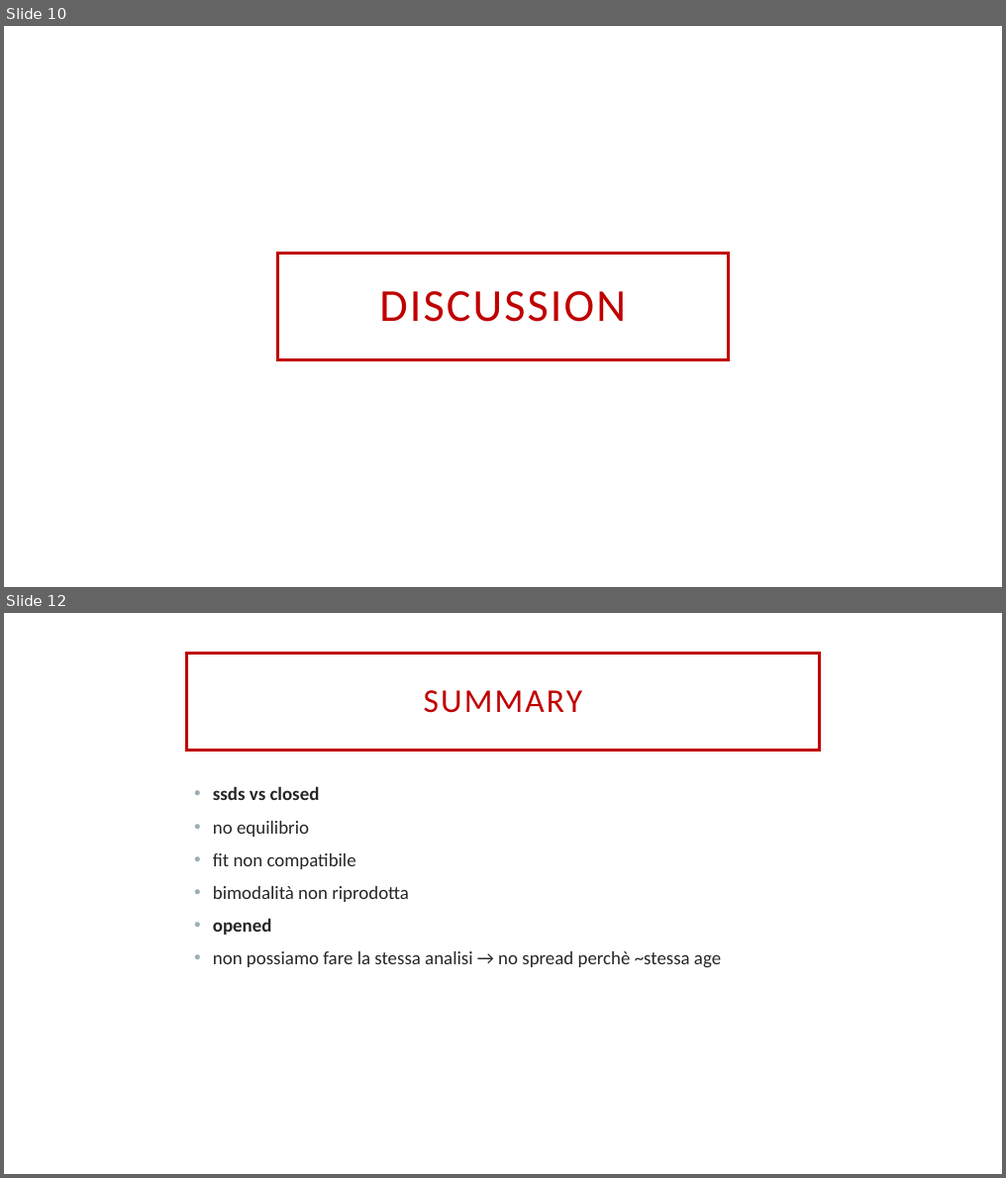
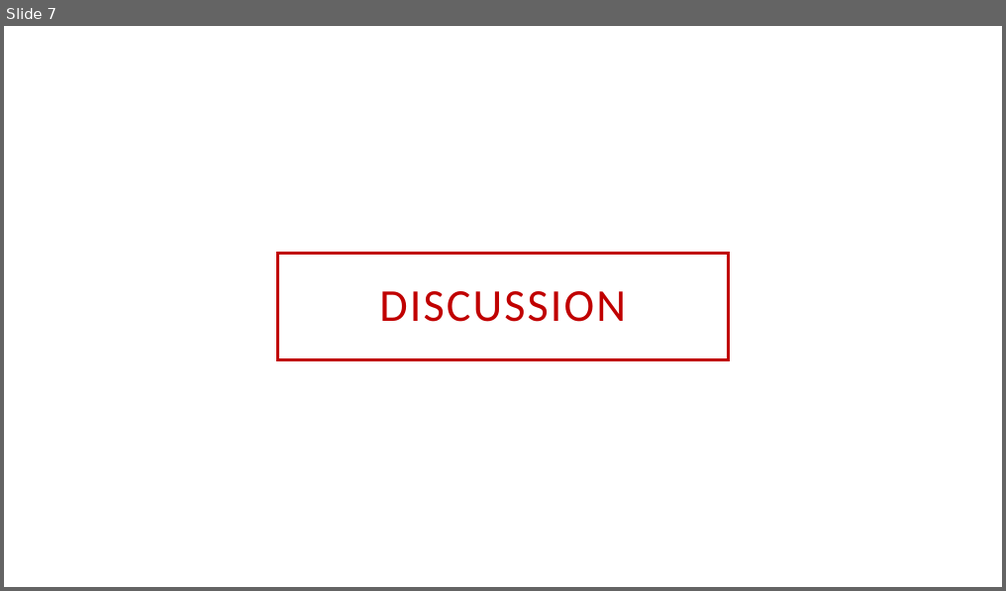
Before and after one commit to NoemiMzz/LabDataAnalysis, a slide deck: Group2_presentation.pptx. Shown one above the other, each under a label of ours: slides 10 and 12 before the commit, slide 7 after it; the slides between them are not shown. The pictures are 1006x1178 and 1006x591 pixels, drawn with LibreOffice and Linux fonts; fonts in the diff are those of the drawing; background and template pictures are left out. Boxes give left, top, right and bottom in pixels: in the first picture for what was removed or moved away, otherwise in the second. Text is boxed around its words. In the diff, an @@ line names an element or a change of style, - is before the commit and + after.

```diff
--- a/Group2_presentation.pptx
+++ b/Group2_presentation.pptx
@@ slide 12 removed at [4, 613, 1002, 1174], background picture (left out) @@
@@ title removed at [187, 653, 819, 750] @@
-SUMMARY
@@ text removed at [213, 786, 721, 968] @@
-• ssds vs closed
-• no equilibrio
-• fit non compatibile
-• bimodalità non riprodotta
-• opened
-• non possiamo fare la stessa analisi → no spread perchè ~stessa age
@@ what was slide 10 is now slide 7 @@
```
Also in this commit, not shown: 5 slides changed, 7 slides added, 4 other slides removed, 1 other file.
